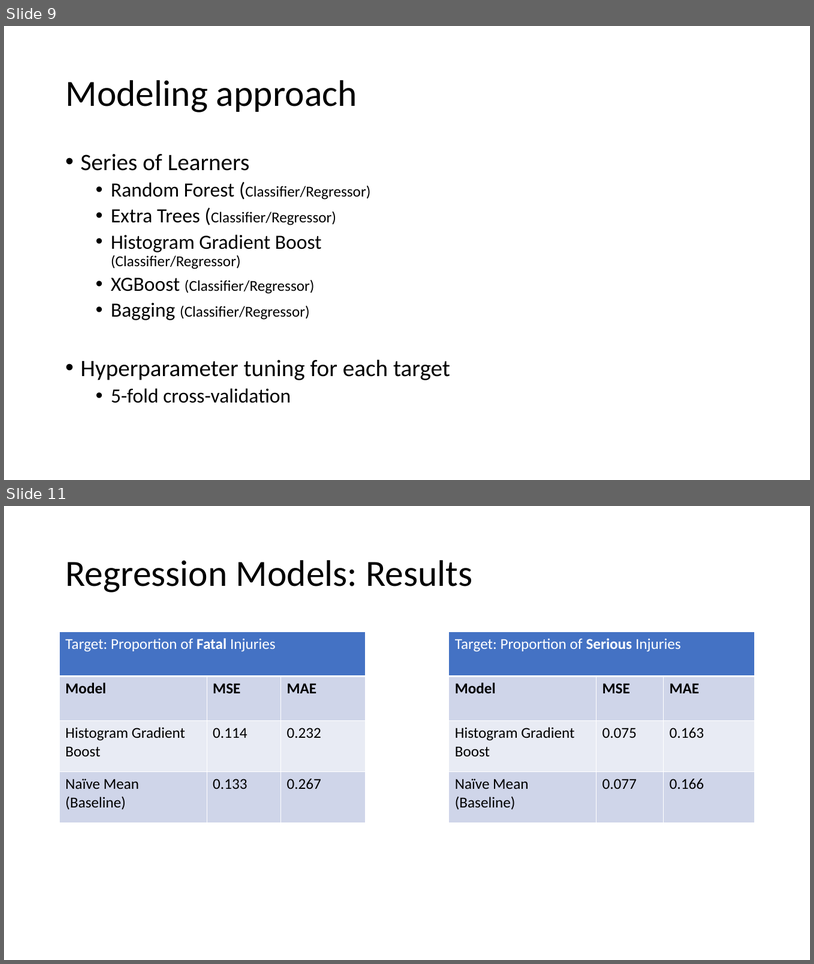
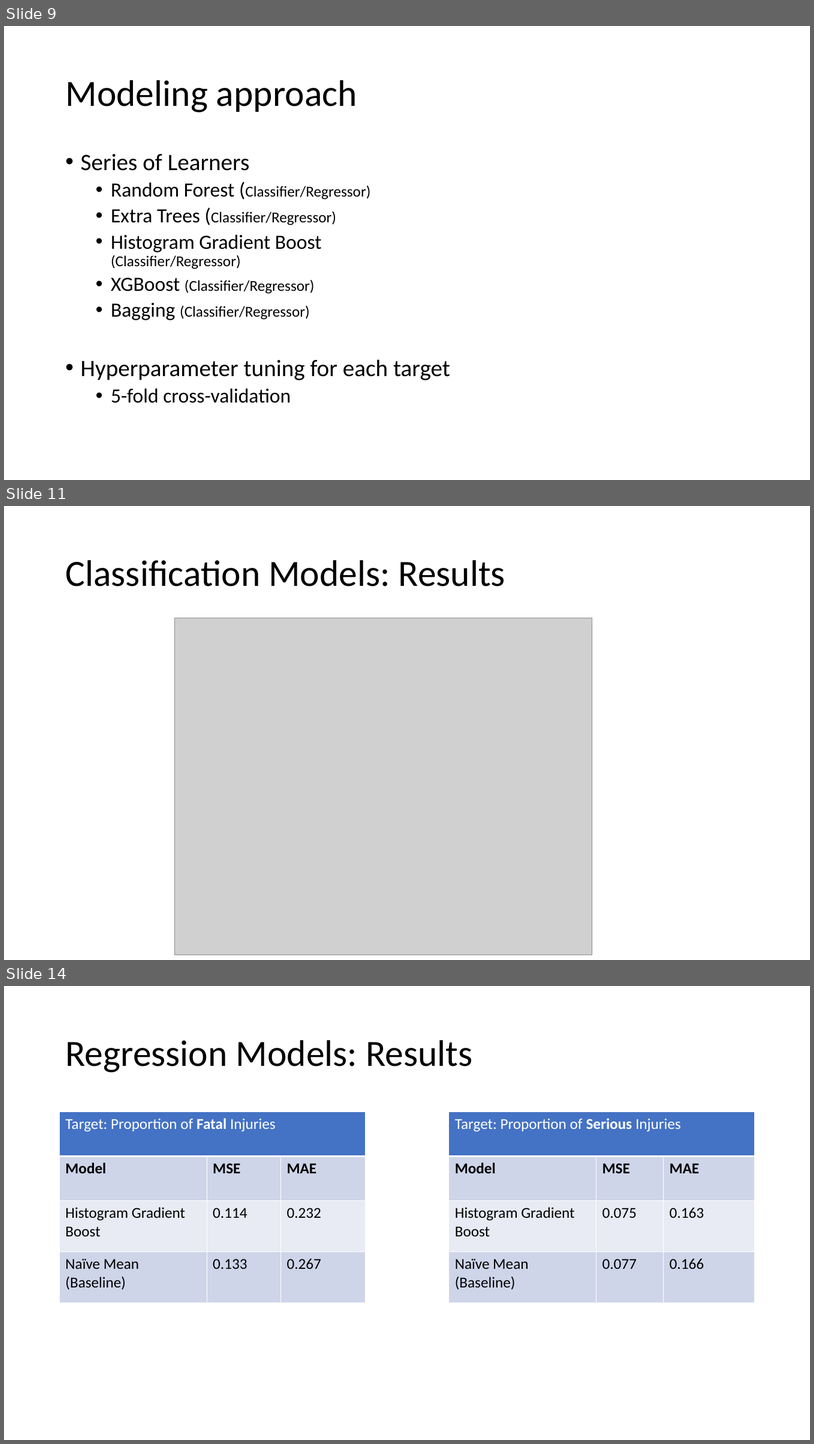
Before and after one commit to TheErdosInstitute-Summer2025-Project/aviation-project, a slide deck: deliverables/presentationcopy.pptx. Shown one above the other, each under a label of ours: slides 9 and 11 before the commit, slides 9, 11 and 14 after it; the slides between them are not shown. The pictures are 814x964 and 814x1444 pixels, drawn with LibreOffice and Linux fonts; fonts in the diff are those of the drawing; grey boxes stand for pictures. Boxes give left, top, right and bottom in pixels: in the first picture for what was removed or moved away, otherwise in the second. Text is boxed around its words. In the diff, an @@ line names an element or a change of style, - is before the commit and + after.

Commit message:
add classification modeling approach slides; minor updates

```diff
--- a/deliverables/presentationcopy.pptx
+++ b/deliverables/presentationcopy.pptx
@@ slide 11 added at (4,506,810,960), background #FFFFFF @@
@@ title added at (65,560,506,586), 44 pt, text #000000 @@
+Classification Models: Results
@@ picture added at (174,618,593,955) @@
@@ what was slide 11 is now slide 14 @@
```
Also in this commit, not shown: 1 slide changed, 2 other slides added, 1 other file.
